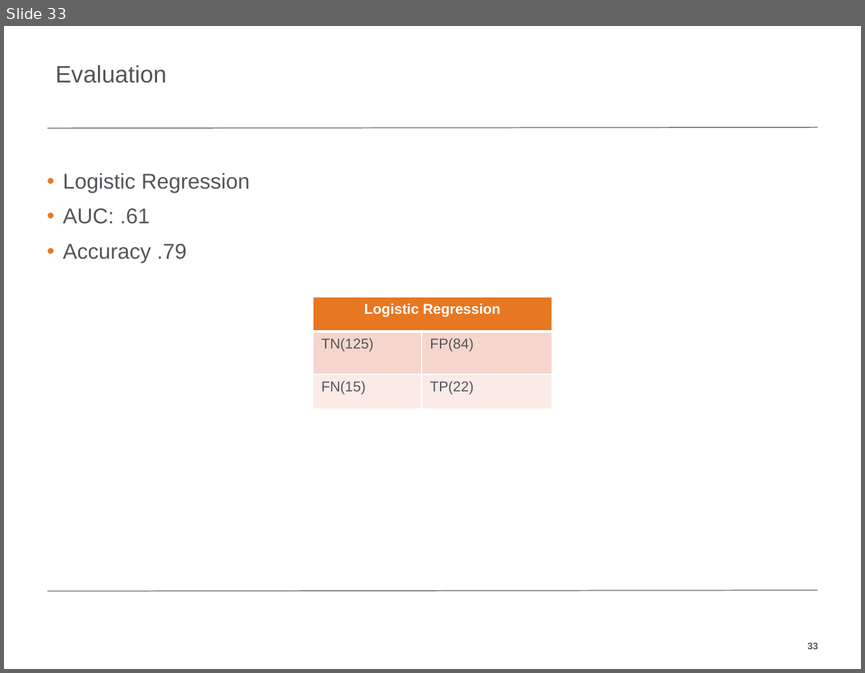
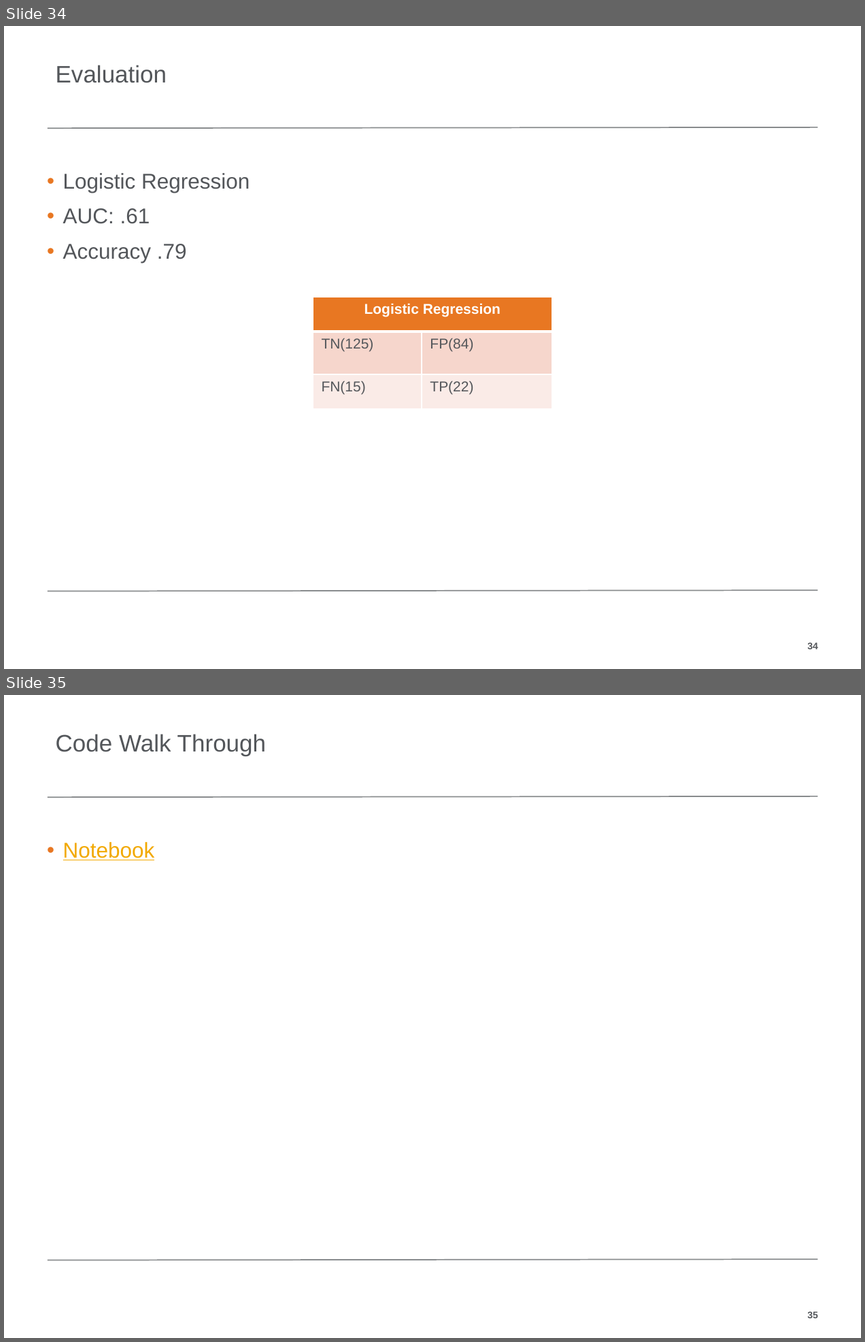
Before and after one commit to kcnsd24/springboardlib, a slide deck: Project Walk through.pptx. Shown one above the other, each under a label of ours: slide 33 before the commit, slides 34 and 35 after it. The pictures are 865x673 and 865x1342 pixels, drawn with LibreOffice and Linux fonts; fonts in the diff are those of the drawing; background and template pictures are left out. Boxes give left, top, right and bottom in pixels: in the first picture for what was removed or moved away, otherwise in the second. Text is boxed around its words. In the diff, an @@ line names an element or a change of style, - is before the commit and + after.

```diff
--- a/Project Walk through.pptx
+++ b/Project Walk through.pptx
@@ slide 35 added at [4, 695, 861, 1338], background #FFFFFF; not listed: 3 template elements that a slide beside it also shows @@
@@ title added at [56, 734, 266, 756], 20 pt, text #53565A @@
+Code Walk Through
@@ text added at [63, 842, 155, 860], 18 pt, text #F2A900, underline @@
+• Notebook
@@ what was slide 33 is now slide 34 @@
@@ page number at [807, 642, 818, 649]: text changed @@
-33
+34
```
Also in this commit, not shown: 3 slides changed, 2 other slides added.
